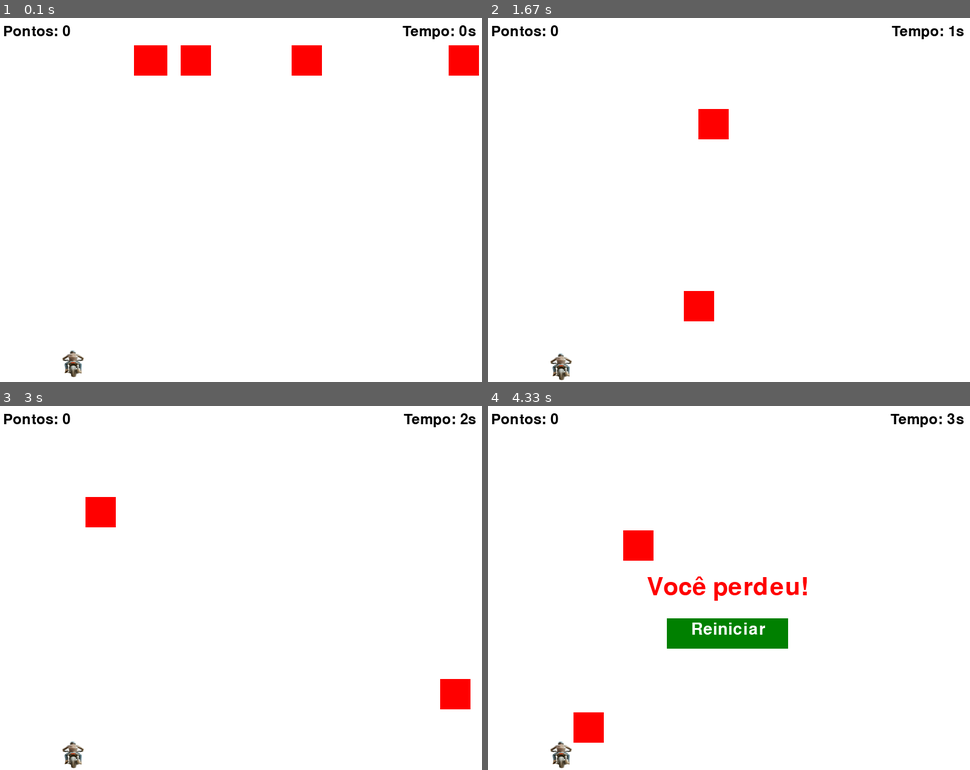
Above: before the commit, frames 1-4 (two rows, left to right).
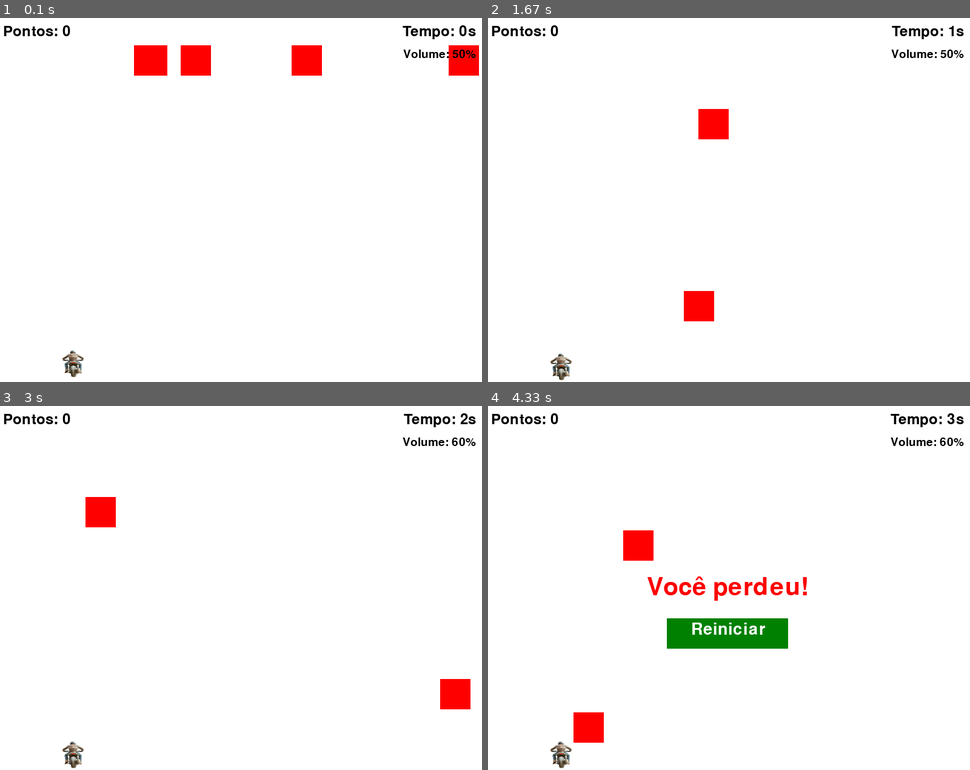
Above: after the commit, the same moments.

Repository: HudsonPessoa/Jogos-em-Python
Game: pygame game, started from jogoPygame - main.py
The game is run twice, just before and just after one commit, with the same random seed, the same clock (stepped at 60 frames per second) and the same inputs.
Inputs:
- Up to frame 1 (0.1 s): no input
- Up to frame 2 (1.67 s): hold Up 0.33-0.8 s; hold Down 0.83-1.13 s; hold Up 1.17-1.53 s; hold Down from 1.57 s (still down)
- Up to frame 3 (3 s): release Down at 1.93 s; hold Up 1.97-2.27 s; hold Down 2.3-2.6 s; hold Up from 2.63 s (still down)
- Up to frame 4 (4.33 s): release Up at 3 s; hold Down 3.03-3.4 s; hold Up 3.43-3.73 s; hold Down 3.77-4.07 s; hold Up from 4.1 s (still down)

The runs differ from the first frame. In frame 1, 0.2% of the frame differs, in the area x 83-99%, y 8-11%; in frame 2, 0.2%; in frame 3, 0.2%; in frame 4, 0.2%.

Commit message:
Criação de música de fundo e configuração do volume

Diff:
--- a/jogoPygame - main.py
+++ b/jogoPygame - main.py
@@ -6,6 +6,12 @@
 pew_pew_sound = pygame.mixer.Sound("pew_pew.mp3")
 pew_pew_sound.set_volume(1.0)  # Define o volume do som
 obstaculos_pontuados = []
+
+# Adiciona música de fundo
+pygame.mixer.music.load("musicafundo.mp3")
+volume_musica = 0.5
+pygame.mixer.music.set_volume(volume_musica)  # Volume da música de fundo (0.0 a 1.0)
+pygame.mixer.music.play(-1)  # -1 faz a música repetir infinitamente
 
 largura, altura = 800, 600
 tela = pygame.display.set_mode((largura, altura))
@@ -58,6 +64,15 @@
 
 tempo_inicio = pygame.time.get_ticks()
 
+def alterar_volume(delta):
+    """
+    Altera o volume da música de fundo.
+    delta: valor a ser somado ou subtraído do volume atual (ex: +0.1 ou -0.1)
+    """
+    global volume_musica
+    volume_musica = min(1.0, max(0.0, volume_musica + delta))
+    pygame.mixer.music.set_volume(volume_musica)
+
 while rodando:
     for event in pygame.event.get():
         if event.type == pygame.QUIT:
@@ -66,6 +81,12 @@
             mouse_pos = pygame.mouse.get_pos()
             if botao_restart.collidepoint(mouse_pos):
                 reiniciar_jogo()
+        # Configuração de volume usando a função
+        if event.type == pygame.KEYDOWN:
+            if event.key == pygame.K_UP:
+                alterar_volume(+0.1)
+            if event.key == pygame.K_DOWN:
+                alterar_volume(-0.1)
 
     if not perdeu:
         teclas = pygame.key.get_pressed()
@@ -135,6 +156,11 @@
     texto_tempo = fonte.render(f"Tempo: {segundos}s", True, (0, 0, 0))
     tela.blit(texto_tempo, (largura - texto_tempo.get_width() - 10, 10))
 
+    # Exibe campo de configuração de volume
+    fonte_config = pygame.font.SysFont(None, 28)
+    texto_volume = fonte_config.render(f"Volume: {int(volume_musica*100)}%", True, (0, 0, 0))
+    tela.blit(texto_volume, (largura - texto_volume.get_width() - 10, 50))
+
     if perdeu:
         fonte = pygame.font.SysFont(None, 60)
         texto = fonte.render("Você perdeu!", True, (255, 0, 0))
Not shown, added: musicafundo.mp3
